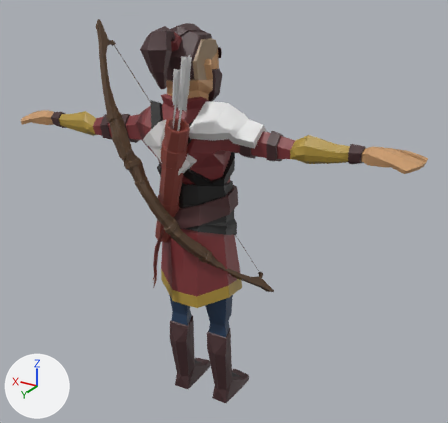
Renders of the glTF model client/models/benji.glb from each side of a commit.
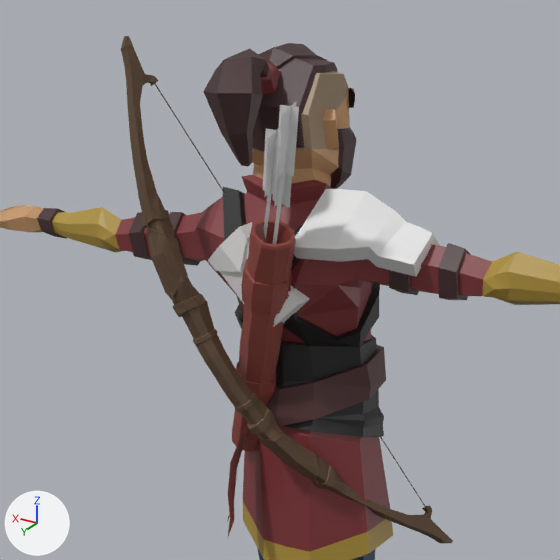
There are two pictures of each version: one whole from a camera (50 mm lens) standing at (-1.47, 2.24, 2.1) and looking at (-0.12, -0.01, 0.98), one close up on the part from 7% to 74% of the width and 0% to 71% of the height. The axes (+X, +Y, +Z) are drawn at lower left. The lights are the same throughout. Where no turn or scale is listed for an object, it has been applied to the vertices.

The first close-up shows 'SK_Character_Human_Warrior_Mesh.002', 'SK_Item_SwordHolder_Mesh.001', 'SK_Item_WarriorSholderArmor_Mesh', 'bow', 'quiver'.
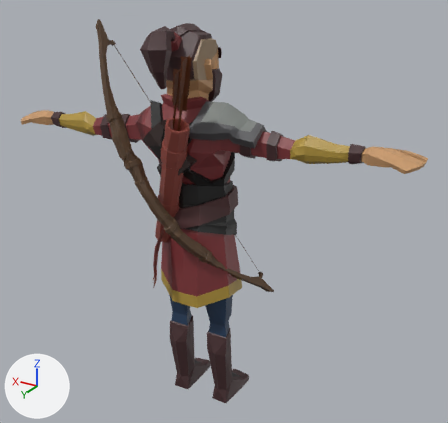
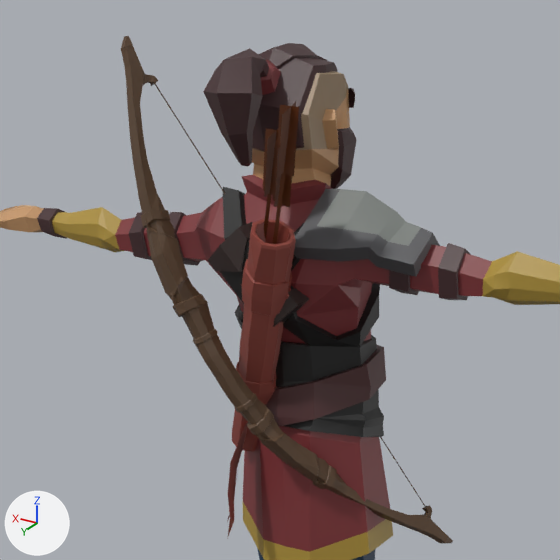
Commit message: some minor changes to benji

The change, as JSON lines over the scene's bpy script:
```json
{"op": "set", "path": "mat_arrow.base_color", "old": "(0.8, 0.8, 0.8)", "new": "(0.127, 0.0308, 0.00475)", "note": "white #e7e7e7 -> brown #64310f"}
{"op": "add", "block": "mat_material_002", "code": ["mat_material_002 = principled_material('Material.002')", "mat_material_002.texture = img_characters_brown"]}
{"op": "add", "block": "mat_material", "code": ["mat_material = principled_material('Material')", "mat_material.texture = img_characters_brown"]}
{"block": "me_sk_item_swordholder_mesh_001mesh", "where": "me_sk_item_swordholder_mesh_001mesh.from_pydata(...)  # 51 vertices, 98 faces; spans x -0.089..0.159, y 0.144..0.219, z 1.173..1.423"}
{"op": "add", "block": "me_sk_item_swordholder_mesh_001mesh", "code": "me_sk_item_swordholder_mesh_001mesh.materials.append(mat_material)  # picture img_characters_brown"}
{"block": "me_sk_item_warriorsholderarmor_meshmesh", "where": "me_sk_item_warriorsholderarmor_meshmesh.from_pydata(...)  # 39 vertices, 74 faces; spans x -0.357..-0.067, y -0.042..0.203, z 1.345..1.508"}
{"op": "add", "block": "me_sk_item_warriorsholderarmor_meshmesh", "code": "me_sk_item_warriorsholderarmor_meshmesh.materials.append(mat_material_002)  # picture img_characters_brown"}
```

Changed parts and their boxes [x1, y1, x2, y2] in the close-ups (560 x 560 px):
```json
{"object": "quiver", "change": "recoloured", "before": [241, 101, 299, 330], "after": [241, 101, 299, 330], "on screen": "grey to brown"}
{"object": "SK_Item_WarriorSholderArmor_Mesh", "change": "recoloured", "before": [294, 189, 440, 277], "after": [294, 189, 440, 277], "on screen": "white to grey"}
{"object": "SK_Item_SwordHolder_Mesh.001", "change": "recoloured", "before": [208, 222, 309, 327], "after": [208, 222, 309, 327], "on screen": "grey to black"}
```
